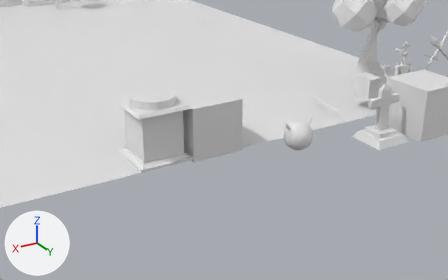
The glTF model public/model.glb as it was, and as the next commit left it.
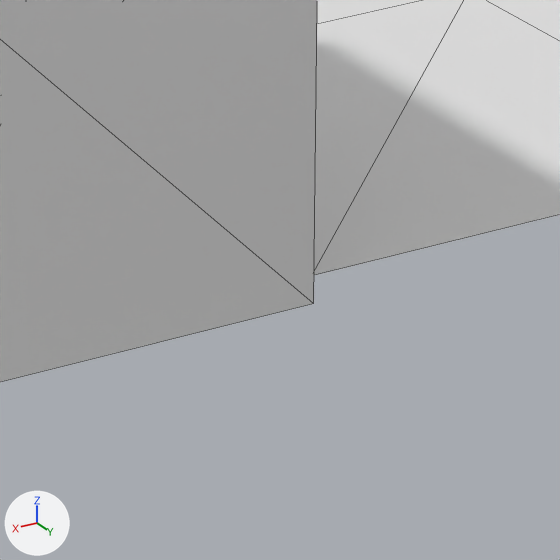
There are two pictures of each version: one from a 50 mm lens placed at (23.26, 17.49, 9.23), pointed at (13.63, 1.45, 1.21), one close up on the part from 47% to 59% of the width and 43% to 63% of the height. The lights are fixed; the arrows at lower left show +X, +Y and +Z. The close-ups show mesh edges as thin lines. Where no turn or scale is listed for an object, it has been applied to the vertices.

The older version as bpy lines, for what is in view:
```python
me_cube_002 = bpy.data.meshes.new('Cube.002')
me_cube_002.from_pydata([(-1.0, -1.0, 0.0), (-1.0, -1.0, 2.0), (-1.0, 1.0, 0.0), (-1.0, 1.0, 2.0), (1.0, -1.0, 0.0), (1.0, -1.0, 2.0), (1.0, 1.0, 0.0), (1.0, 1.0, 2.0)], [], [(0, 1, 3), (0, 3, 2), (2, 3, 7), (2, 7, 6), (6, 7, 5), (6, 5, 4), (4, 5, 1), (4, 1, 0), (7, 3, 1), (7, 1, 5)])
me_plane = bpy.data.meshes.new('Plane')
me_plane.from_pydata(...)  # 340 vertices, 608 faces; spans x 0.0..32.0, y -38.0..0.0, z 0.0
ob_dground = bpy.data.objects.new('dground', me_plane)
ob_dground.location = (0.0, 0.0, 0.0)
ob_wall_1 = bpy.data.objects.new('wall_1', me_cube_002)
ob_wall_1.location = (13.0, -0.982, -0.099)
```
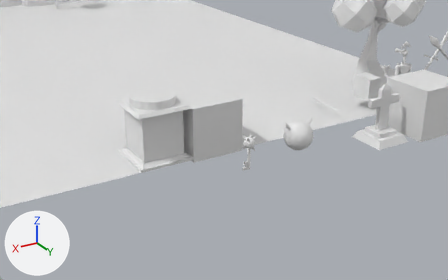
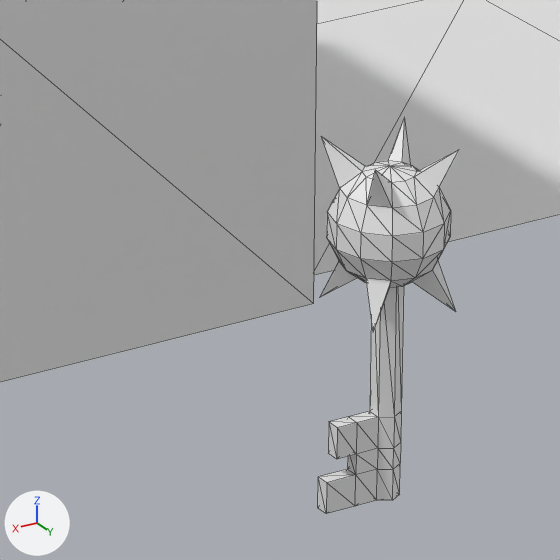
Location of each change, [x1, y1, x2, y2] in pixels of the close-ups (560 x 560 px):
'key_1', added
    after: [318, 117, 459, 514]

Diff of the bpy script that builds the scene:
```diff
--- a/public/model.glb.py
+++ b/public/model.glb.py
@@ me_cylinder_012 @@
+me_cylinder_012.from_pydata(...)  # 128 vertices, 244 faces; spans x -0.193..0.234, y -0.193..0.193, z -0.597..0.612
@@ ob_key_1 @@
+ob_key_1 = bpy.data.objects.new('key_1', me_cylinder_012)
+ob_key_1.location = (13.002, 2.0, 0.83)
```
